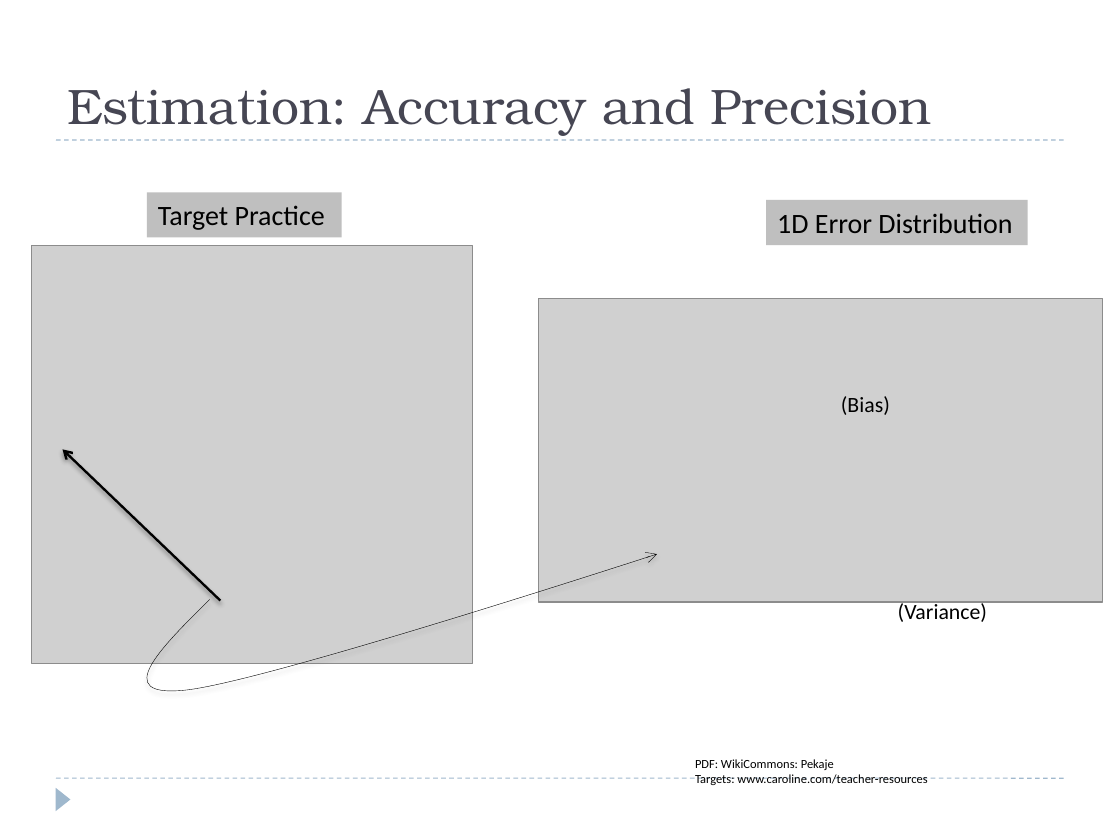
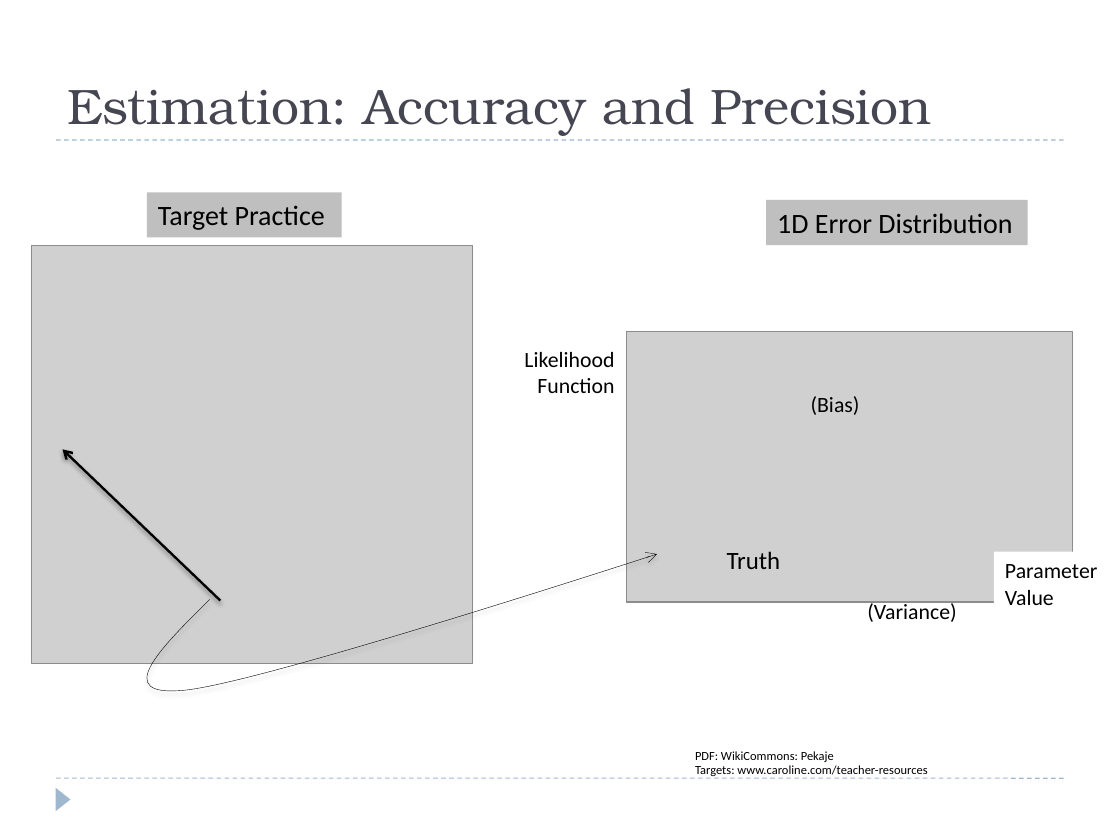
Before and after one commit to josh-gleason/CS679, a slide deck: slide 5 of Presentation/CS679Presentation2.pptx. Drawn at 1120x840 pixels with LibreOffice and Linux fonts; fonts in the diff are those of the drawing; grey boxes stand for pictures. Boxes give left, top, right and bottom in pixels: in the first picture for what was removed or moved away, otherwise in the second. Text is boxed around its words. In the diff, an @@ line names an element or a change of style, - is before the commit and + after.

```diff
--- a/Presentation/CS679Presentation2.pptx
+++ b/Presentation/CS679Presentation2.pptx
@@ text added at [524,352,614,393], 14 pt, text #000000 @@
+Likelihood
+Function
@@ picture: place and size @@
-picture at [539,298,1103,601]
+picture at [627,332,1073,603]
@@ text "(Bias)": place and size @@
-text "(Bias)" at [841,396,890,415]
+text "(Bias)" at [811,396,860,415]
@@ text added at [727,551,781,569], 16 pt, text #000000 @@
+Truth
@@ rectangle added at [993,552,1119,616], fill #FFFFFF, 14 pt, text #000000 @@
+Parameter
+Value
@@ text "(Variance)": place and size @@
-text "(Variance)" at [898,601,987,622]
+text "(Variance)" at [867,601,956,622]
@@ text "PDF: WikiCommons: Pekaje": place and size @@
-text "PDF: WikiCommons: Pekaje" at [695,759,927,785]
+text "PDF: WikiCommons: Pekaje" at [695,751,927,776]
```
Also in this commit, not shown: 8 other slides changed, 1 slide added.
